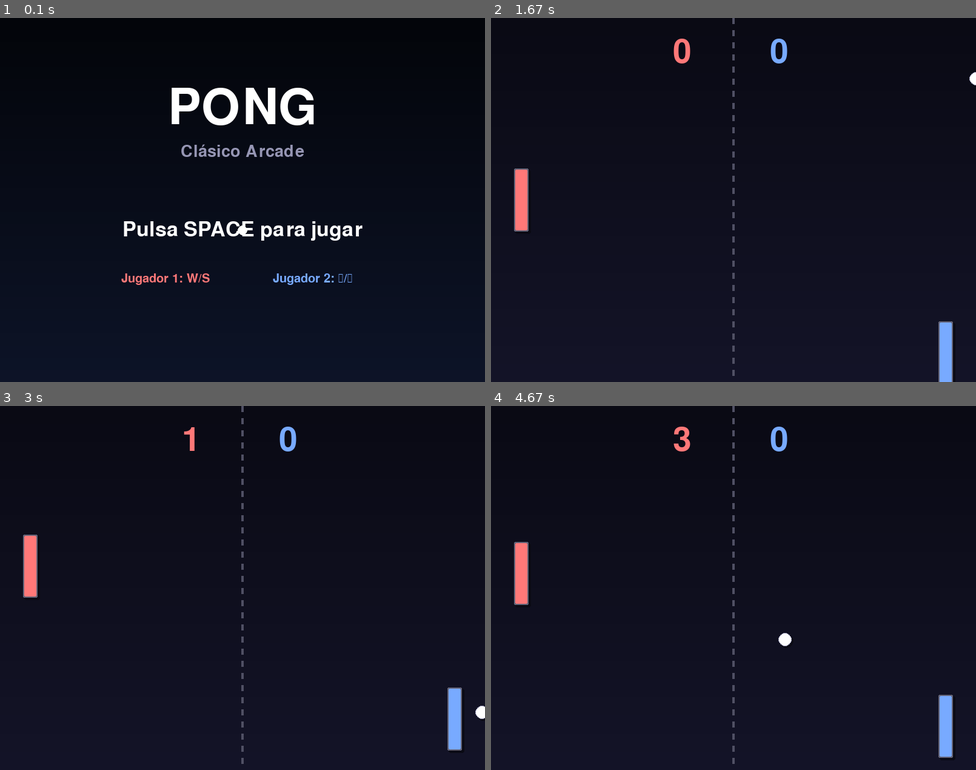
Above: before the commit, frames 1-4 (two rows, left to right).
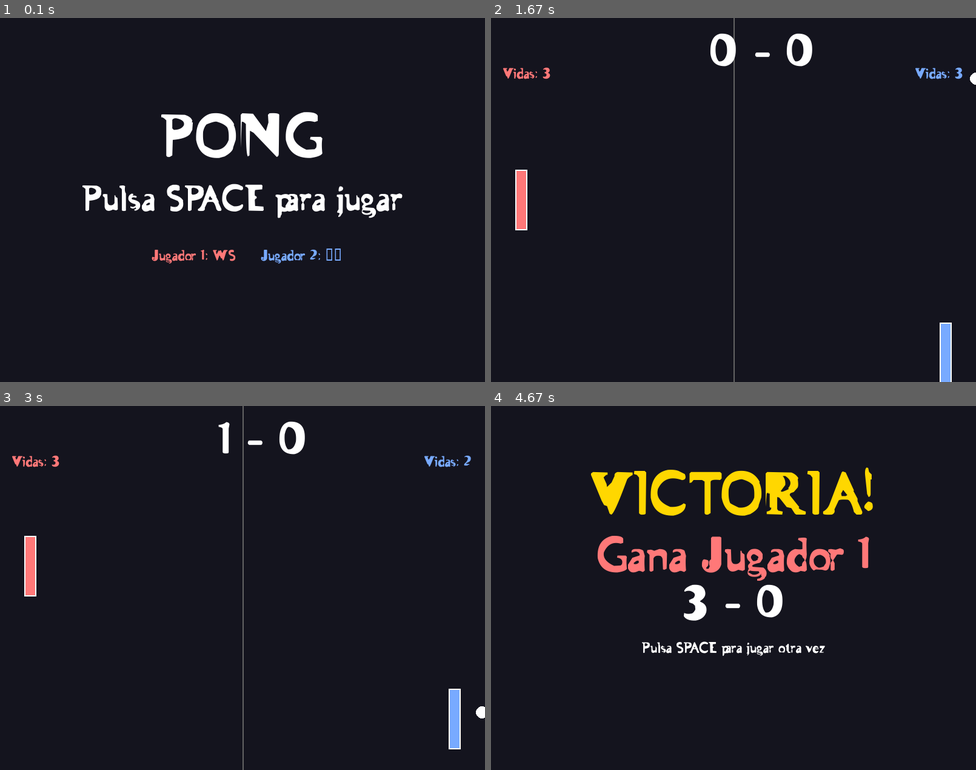
Above: after the commit, the same moments.

Repository: franjdaw/Juego-Ping-Pong-Pygame
Game: pygame game, started from main.py
The game is run twice, just before and just after one commit, with the same random seed, the same clock (stepped at 60 frames per second) and the same inputs.
Inputs:
- Up to frame 1 (0.1 s): no input
- Up to frame 2 (1.67 s): tap Space at 0.33, 0.73, 1.03, 1.23, 1.53 s; hold W 0.67-1.13 s; hold Down 0.67-1.13 s; hold Down 1.17-1.63 s; hold S 1.17-1.63 s
- Up to frame 3 (3 s): hold Up 1.67-2.03 s; hold W 1.67-2.03 s; tap Space at 1.73, 2.13, 2.53, 2.87 s; hold Down 2.07-2.43 s; hold S 2.07-2.43 s; hold Up 2.47-2.77 s; hold W 2.47-2.77 s; hold Down from 2.8 s (still down); hold S from 2.8 s (still down)
- Up to frame 4 (4.67 s): release Down at 3.1 s; release S at 3.1 s; hold Up 3.13-3.5 s; hold W 3.13-3.5 s; tap Space at 3.2, 3.6, 4, 4.33 s; hold Down 3.53-3.9 s; hold S 3.53-3.9 s; hold Up 3.93-4.23 s; hold W 3.93-4.23 s; hold Down 4.27-4.57 s; hold S 4.27-4.57 s; hold Up from 4.6 s (still down); hold W from 4.6 s (still down)

The runs differ from the first frame. In frame 1, 7.0% of the frame differs, in the area x 17-83%, y 19-74%; in frame 2, 1.8%; in frame 3, 1.5%; in frame 4, 8.2%, in the area x 4-96%, y 0-99%.

Commit message:
Nuevos cambios en la estructura del juego, nuevas funciones!

Diff:
--- a/entidad.py
+++ b/entidad.py
@@ -2,8 +2,24 @@
 
 class Entidad:
     def __init__(self, x, y):
-        self.x = x
-        self.y = y
+        self.__x = x
+        self.__y = y
+
+    @property
+    def x(self):
+        return self.__x
+
+    @x.setter
+    def x(self, value):
+        self.__x = value
+
+    @property
+    def y(self):
+        return self.__y
+
+    @y.setter
+    def y(self, value):
+        self.__y = value
 
     def mover(self):
         pass
--- a/juego.py
+++ b/juego.py
@@ -1,6 +1,10 @@
 import pygame
+import random
 from jugador import Jugador
 from pelota import Pelota
+from pelota_especial import PelotaRapida, PelotaGrande, PelotaZigZag
+from powerup import PowerUp
+from obstaculo import Obstaculo, ObstaculoMovil
 
 class Juego:
 
@@ -12,12 +16,35 @@
         self.reloj = pygame.time.Clock()
         self.fps = 60
 
+        # Cargar fuente personalizada
+        try:
+            self.fuente_personalizada = pygame.font.Font("assets/ASMAN.TTF", 60)
+            self.fuente_pequena = pygame.font.Font("assets/ASMAN.TTF", 25)
+            self.fuente_grande = pygame.font.Font("assets/ASMAN.TTF", 80)
+            self.fuente_titulo = pygame.font.Font("assets/ASMAN.TTF", 100)
+        except:
+            # Si no se puede cargar, usar fuente por defecto
+            self.fuente_personalizada = pygame.font.Font(None, 60)
+            self.fuente_pequena = pygame.font.Font(None, 25)
+            self.fuente_grande = pygame.font.Font(None, 80)
+            self.fuente_titulo = pygame.font.Font(None, 100)
+
         self.jugador1 = Jugador(40, alto//2 - 50)
         self.jugador2 = Jugador(ancho-60, alto//2 - 50)
         self.pelota = Pelota(ancho//2, alto//2)
 
-        # 🔥 POLIMORFISMO
+        #   Polimorfismo
         self.entidades = [self.jugador1, self.jugador2, self.pelota]
+
+        # Sistema de vidas
+        self.vidas1 = 3
+        self.vidas2 = 3
+
+        # Power-ups y obstáculos
+        self.powerups = []
+        self.obstaculos = []
+        self.powerup_timer = 0
+        self.obstaculo_timer = 0
 
         self.puntos1 = 0
         self.puntos2 = 0
@@ -41,13 +68,12 @@
                     self.estado = "jugando"
 
     def actualizar_juego(self):
-
         teclas = pygame.key.get_pressed()
 
         self.jugador1.mover(teclas, pygame.K_w, pygame.K_s, self.alto)
         self.jugador2.mover(teclas, pygame.K_UP, pygame.K_DOWN, self.alto)
 
-        # 🔥 POLIMORFISMO (solo pelota usa mover automático)
+        # Polimorfismo
         for entidad in self.entidades:
             if isinstance(entidad, Pelota):
                 entidad.mover()
@@ -56,13 +82,53 @@
         self.pelota.rebote_jugador(self.jugador1)
         self.pelota.rebote_jugador(self.jugador2)
 
+        # Generar power-ups periódicamente
+        self.powerup_timer += 1
+        if self.powerup_timer > 300:  # Cada 5 segundos
+            self.generar_powerup()
+            self.powerup_timer = 0
+
+        # Generar obstáculos periódicamente
+        self.obstaculo_timer += 1
+        if self.obstaculo_timer > 600:  # Cada 10 segundos
+            self.generar_obstaculo()
+            self.obstaculo_timer = 0
+
+        # Actualizar obstáculos móviles
+        for obstaculo in self.obstaculos:
+            if isinstance(obstaculo, ObstaculoMovil):
+                obstaculo.mover(self.ancho)
+
+        # Verificar colisiones con power-ups
+        for powerup in self.powerups[:]:
+            if powerup.verificar_colision(self.pelota):
+                self.aplicar_powerup(powerup.tipo)
+                self.powerups.remove(powerup)
+
+        # Verificar colisiones con obstáculos
+        for obstaculo in self.obstaculos:
+            if obstaculo.verificar_colision(self.pelota):
+                self.pelota.vel_x *= -1
+
+        # Limpiar power-ups e obstáculos inactivos
+        self.powerups = [p for p in self.powerups if p.activo]
+        self.obstaculos = [o for o in self.obstaculos if o.activo]
+
         if self.pelota.x < 0:
             self.puntos2 += 1
-            self.reiniciar_pelota()
+            self.vidas1 -= 1
+            if self.vidas1 <= 0:
+                self.estado = "victoria"
+            else:
+                self.reiniciar_pelota()
 
         if self.pelota.x > self.ancho:
             self.puntos1 += 1
-            self.reiniciar_pelota()
+            self.vidas2 -= 1
+            if self.vidas2 <= 0:
+                self.estado = "victoria"
+            else:
+                self.reiniciar_pelota()
 
         if self.puntos1 == 5 or self.puntos2 == 5:
             self.estado = "victoria"
@@ -74,111 +140,131 @@
     def reiniciar_juego(self):
         self.puntos1 = 0
         self.puntos2 = 0
+        self.vidas1 = 3
+        self.vidas2 = 3
+        self.powerups.clear()
+        self.obstaculos.clear()
+        self.powerup_timer = 0
+        self.obstaculo_timer = 0
         self.reiniciar_pelota()
 
+    def generar_powerup(self):
+        if len(self.powerups) < 3:  # Máximo 3 power-ups
+            tipos = ["velocidad", "tamaño", "punto_extra"]
+            tipo = random.choice(tipos)
+            x = random.randint(100, self.ancho - 100)
+            y = random.randint(100, self.alto - 100)
+            self.powerups.append(PowerUp(x, y, tipo))
+
+    def generar_obstaculo(self):
+        if len(self.obstaculos) < 2:  # Máximo 2 obstáculos
+            if random.random() < 0.5:
+                # Obstáculo estático
+                x = random.randint(200, self.ancho - 200)
+                y = random.randint(100, self.alto - 100)
+                self.obstaculos.append(Obstaculo(x, y))
+            else:
+                # Obstáculo móvil
+                x = random.randint(100, self.ancho - 100)
+                y = random.randint(100, self.alto - 100)
+                self.obstaculos.append(ObstaculoMovil(x, y))
+
+    def aplicar_powerup(self, tipo):
+        if tipo == "velocidad":
+            # Cambiar a pelota rápida
+            self.entidades.remove(self.pelota)
+            self.pelota = PelotaRapida(self.pelota.x, self.pelota.y)
+            self.entidades.append(self.pelota)
+        elif tipo == "tamaño":
+            # Cambiar a pelota grande
+            self.entidades.remove(self.pelota)
+            self.pelota = PelotaGrande(self.pelota.x, self.pelota.y)
+            self.entidades.append(self.pelota)
+        elif tipo == "punto_extra":
+            # Cambiar a pelota zigzag
+            self.entidades.remove(self.pelota)
+            self.pelota = PelotaZigZag(self.pelota.x, self.pelota.y)
+            self.entidades.append(self.pelota)
+
     def dibujar(self):
-        # Fondo gradiente
-        for i in range(self.alto):
-            color_value = 20 + (i * 20 // self.alto)
-            color = (color_value//2, color_value//2, color_value)
-            pygame.draw.line(self.pantalla, color, (0, i), (self.ancho, i))
-
-        # Línea central con efecto
-        for i in range(0, self.alto, 20):
-            pygame.draw.rect(self.pantalla, (80,80,100), (self.ancho//2 - 2, i, 4, 10))
-
-        # 🔥 POLIMORFISMO REAL
+        # Fondo simple
+        self.pantalla.fill((20, 20, 30))
+
+        # Línea central simple
+        pygame.draw.line(self.pantalla, (100, 100, 100),
+                        (self.ancho//2, 0), (self.ancho//2, self.alto), 2)
+
+        # Dibujar obstáculos
+        for obstaculo in self.obstaculos:
+            obstaculo.dibujar(self.pantalla)
+
+        # Dibujar power-ups
+        for powerup in self.powerups:
+            powerup.dibujar(self.pantalla)
+
+        # Dibujar entidades
         for entidad in self.entidades:
             if isinstance(entidad, Jugador):
-                color = (255,120,120) if entidad == self.jugador1 else (120,170,255)
+                color = (255, 120, 120) if entidad == self.jugador1 else (120, 170, 255)
                 entidad.dibujar(self.pantalla, color)
             else:
                 entidad.dibujar(self.pantalla)
 
-        # Marcador mejorado
-        fuente = pygame.font.Font(None, 80)
-        marcador = fuente.render(f"{self.puntos1}", True, (255,120,120))
-        self.pantalla.blit(marcador, (self.ancho//2 - 100, 30))
-
-        marcador2 = fuente.render(f"{self.puntos2}", True, (120,170,255))
-        self.pantalla.blit(marcador2, (self.ancho//2 + 60, 30))
+        # Marcador con fuente personalizada
+        marcador = self.fuente_grande.render(f"{self.puntos1} - {self.puntos2}", True, (255, 255, 255))
+        self.pantalla.blit(marcador, (self.ancho//2 - 40, 20))
+
+        # Sistema de vidas con fuente personalizada
+        vidas1_texto = self.fuente_pequena.render(f"Vidas: {self.vidas1}", True, (255, 120, 120))
+        vidas2_texto = self.fuente_pequena.render(f"Vidas: {self.vidas2}", True, (120, 170, 255))
+        self.pantalla.blit(vidas1_texto, (20, 80))
+        self.pantalla.blit(vidas2_texto, (self.ancho - 100, 80))
 
         pygame.display.flip()
 
     def dibujar_intro(self):
-        # Fondo gradiente para intro
-        for i in range(self.alto):
-            color_value = 10 + (i * 30 // self.alto)
-            color = (color_value//3, color_value//2, color_value)
-            pygame.draw.line(self.pantalla, color, (0, i), (self.ancho, i))
-
-        # Título principal
-        fuente_titulo = pygame.font.Font(None, 120)
-        titulo = fuente_titulo.render("PONG", True, (255,255,255))
+        self.pantalla.fill((20, 20, 30))
+
+        # Título con fuente personalizada
+        titulo = self.fuente_titulo.render("PONG", True, (255, 255, 255))
+        titulo_rect = titulo.get_rect(center=(self.ancho//2, 200))
+        self.pantalla.blit(titulo, titulo_rect)
+
+        # Instrucciones con fuente personalizada
+        texto = self.fuente_personalizada.render("Pulsa SPACE para jugar", True, (255, 255, 255))
+        text_rect = texto.get_rect(center=(self.ancho//2, 300))
+        self.pantalla.blit(texto, text_rect)
+
+        # Controles con fuente personalizada
+        controles1 = self.fuente_pequena.render("Jugador 1: W/S", True, (255, 120, 120))
+        controles2 = self.fuente_pequena.render("Jugador 2: ↑/↓", True, (120, 170, 255))
+        self.pantalla.blit(controles1, (self.ancho//2 - 150, 380))
+        self.pantalla.blit(controles2, (self.ancho//2 + 30, 380))
+
+    def dibujar_victoria(self):
+        self.pantalla.fill((20, 20, 30))
+
+        # Título con fuente personalizada
+        titulo = self.fuente_titulo.render("¡VICTORIA!", True, (255, 215, 0))
         titulo_rect = titulo.get_rect(center=(self.ancho//2, 150))
         self.pantalla.blit(titulo, titulo_rect)
 
-        # Subtítulo
-        fuente_sub = pygame.font.Font(None, 40)
-        subtitulo = fuente_sub.render("Clásico Arcade", True, (150,150,180))
-        sub_rect = subtitulo.get_rect(center=(self.ancho//2, 220))
-        self.pantalla.blit(subtitulo, sub_rect)
-
-        # Instrucciones
-        fuente_inst = pygame.font.Font(None, 50)
-        texto = fuente_inst.render("Pulsa SPACE para jugar", True, (255,255,255))
-        text_rect = texto.get_rect(center=(self.ancho//2, 350))
-        self.pantalla.blit(texto, text_rect)
-
-        # Controles
-        fuente_controles = pygame.font.Font(None, 30)
-        controles1 = fuente_controles.render("Jugador 1: W/S", True, (255,120,120))
-        controles2 = fuente_controles.render("Jugador 2: ↑/↓", True, (120,170,255))
-        self.pantalla.blit(controles1, (self.ancho//2 - 200, 420))
-        self.pantalla.blit(controles2, (self.ancho//2 + 50, 420))
-
-        # Efecto de parpadeo
-        import time
-        if int(time.time() * 2) % 2 == 0:
-            pygame.draw.circle(self.pantalla, (255,255,255), (self.ancho//2, 350), 8)
-
-    def dibujar_victoria(self):
-        # Fondo gradiente para victoria
-        for i in range(self.alto):
-            color_value = 15 + (i * 25 // self.alto)
-            color = (color_value//2, color_value//3, color_value//2)
-            pygame.draw.line(self.pantalla, color, (0, i), (self.ancho, i))
-
-        # Título de victoria
-        fuente_titulo = pygame.font.Font(None, 100)
-        titulo = fuente_titulo.render("¡VICTORIA!", True, (255,215,0))
-        titulo_rect = titulo.get_rect(center=(self.ancho//2, 150))
-        self.pantalla.blit(titulo, titulo_rect)
-
-        # Ganador
-        fuente_ganador = pygame.font.Font(None, 80)
+        # Ganador con fuente personalizada
         ganador = "Jugador 1" if self.puntos1 > self.puntos2 else "Jugador 2"
-        color_ganador = (255,120,120) if self.puntos1 > self.puntos2 else (120,170,255)
-        texto_ganador = fuente_ganador.render(f"Gana {ganador}", True, color_ganador)
+        color_ganador = (255, 120, 120) if self.puntos1 > self.puntos2 else (120, 170, 255)
+        texto_ganador = self.fuente_grande.render(f"Gana {ganador}", True, color_ganador)
         ganador_rect = texto_ganador.get_rect(center=(self.ancho//2, 250))
         self.pantalla.blit(texto_ganador, ganador_rect)
 
-        # Puntuación final
-        fuente_puntos = pygame.font.Font(None, 60)
-        texto_puntos = fuente_puntos.render(f"{self.puntos1} - {self.puntos2}", True, (200,200,200))
+        # Puntuación final con fuente personalizada
+        texto_puntos = self.fuente_grande.render(f"{self.puntos1} - {self.puntos2}", True, (255, 255, 255))
         puntos_rect = texto_puntos.get_rect(center=(self.ancho//2, 330))
         self.pantalla.blit(texto_puntos, puntos_rect)
 
-        # Instrucción para reiniciar
-        fuente_inst = pygame.font.Font(None, 40)
-        texto_inst = fuente_inst.render("Pulsa SPACE para jugar otra vez", True, (255,255,255))
-        inst_rect = texto_inst.get_rect(center=(self.ancho//2, 420))
+        # Instrucción para reiniciar con fuente personalizada
+        texto_inst = self.fuente_pequena.render("Pulsa SPACE para jugar otra vez", True, (255, 255, 255))
+        inst_rect = texto_inst.get_rect(center=(self.ancho//2, 400))
         self.pantalla.blit(texto_inst, inst_rect)
-
-        # Efectos decorativos
-        import time
-        if int(time.time() * 3) % 2 == 0:
-            pygame.draw.circle(self.pantalla, (255,215,0), (self.ancho//2, 420), 6)
 
     def iniciar(self):
 
--- a/jugador.py
+++ b/jugador.py
@@ -4,30 +4,32 @@
 class Jugador(Entidad):
     def __init__(self, x, y, ancho=20, alto=100, velocidad=6):
         super().__init__(x, y)
-        self.ancho = ancho
-        self.alto = alto
-        self.velocidad = velocidad
+        self.__ancho = ancho
+        self.__alto = alto
+        self.__velocidad = velocidad
         self.rect = pygame.Rect(self.x, self.y, ancho, alto)
+
+    @property
+    def ancho(self):
+        return self.__ancho
+
+    @property
+    def alto(self):
+        return self.__alto
+
+    @property
+    def velocidad(self):
+        return self.__velocidad
 
     def mover(self, teclas, tecla_arriba, tecla_abajo, alto_pantalla):
         if teclas[tecla_arriba] and self.y > 0:
-            self.y -= self.velocidad
-        if teclas[tecla_abajo] and self.y < alto_pantalla - self.alto:
-            self.y += self.velocidad
+            self.y -= self.__velocidad
+        if teclas[tecla_abajo] and self.y < alto_pantalla - self.__alto:
+            self.y += self.__velocidad
 
         self.rect.topleft = (self.x, self.y)
 
     def dibujar(self, pantalla, color=(255,255,255)):
-        # Sombra sutil
-        shadow_rect = self.rect.inflate(6,6)
-        shadow_rect.x += 3
-        shadow_rect.y += 3
-        pygame.draw.rect(pantalla, (10,10,20), shadow_rect, border_radius=3)
 
-        # Borde exterior
-        pygame.draw.rect(pantalla, (100,100,120), self.rect.inflate(4,4), border_radius=2)
-        # Principal
-        pygame.draw.rect(pantalla, color, self.rect, border_radius=2)
-        # Brillo sutil
-        highlight_rect = pygame.Rect(self.rect.x + 2, self.rect.y + 2, self.rect.width - 4, 10)
-        pygame.draw.rect(pantalla, (*color, 50), highlight_rect, border_radius=2)
+        pygame.draw.rect(pantalla, color, self.rect)
+        pygame.draw.rect(pantalla, (255,255,255), self.rect, 2)
--- /dev/null
+++ b/obstaculo.py
@@ -0,0 +1,76 @@
+import pygame
+from entidad import Entidad
+
+class Obstaculo(Entidad):
+    def __init__(self, x, y, ancho=60, alto=20):
+        super().__init__(x, y)
+        self.__ancho = ancho
+        self.__alto = alto
+        self.__activo = True
+        self.__vidas = 3
+
+    @property
+    def ancho(self):
+        return self.__ancho
+
+    @property
+    def alto(self):
+        return self.__alto
+
+    @property
+    def activo(self):
+        return self.__activo
+
+    @property
+    def vidas(self):
+        return self.__vidas
+
+    def recibir_golpe(self):
+        self.__vidas -= 1
+        if self.__vidas <= 0:
+            self.__activo = False
+
+    def dibujar(self, pantalla):
+        if not self.__activo:
+            return
+
+        if self.__vidas == 3:
+            color = (150, 75, 0)
+        elif self.__vidas == 2:
+            color = (200, 100, 0)
+        else:
+            color = (255, 150, 0)
+
+        rect = pygame.Rect(self.x, self.y, self.__ancho, self.__alto)
+        pygame.draw.rect(pantalla, color, rect)
+        pygame.draw.rect(pantalla, (255, 255, 255), rect, 2)
+
+    def verificar_colision(self, pelota):
+        if not self.__activo:
+            return False
+
+        rect = pygame.Rect(self.x, self.y, self.__ancho, self.__alto)
+        if rect.collidepoint(pelota.x, pelota.y):
+            self.recibir_golpe()
+            return True
+        return False
+
+class ObstaculoMovil(Obstaculo):
+    def __init__(self, x, y, ancho=80, alto=15, velocidad=2):
+        super().__init__(x, y, ancho, alto)
+        self.__velocidad = velocidad
+        self.__direccion = 1
+
+    def mover(self, ancho_pantalla):
+        self.x += self.__velocidad * self.__direccion
+
+        if self.x <= 0 or self.x + self.ancho >= ancho_pantalla:
+            self.__direccion *= -1
+
+    def dibujar(self, pantalla):
+        if not self.activo:
+            return
+
+        rect = pygame.Rect(self.x, self.y, self.ancho, self.alto)
+        pygame.draw.rect(pantalla, (100, 100, 200), rect)
+        pygame.draw.rect(pantalla, (255, 255, 255), rect, 2)
--- a/pelota.py
+++ b/pelota.py
@@ -5,29 +5,47 @@
 class Pelota(Entidad):
     def __init__(self, x, y, radio=10, velocidad=5):
         super().__init__(x, y)
-        self.radio = radio
-        self.velocidad = velocidad
-        self.vel_x = random.choice([-1,1]) * velocidad
-        self.vel_y = random.choice([-1,1]) * velocidad
+        self.__radio = radio
+        self.__velocidad = velocidad
+        self.__vel_x = random.choice([-1,1]) * velocidad
+        self.__vel_y = random.choice([-1,1]) * velocidad
+
+    @property
+    def radio(self):
+        return self.__radio
+
+    @property
+    def velocidad(self):
+        return self.__velocidad
+
+    @property
+    def vel_x(self):
+        return self.__vel_x
+
+    @vel_x.setter
+    def vel_x(self, value):
+        self.__vel_x = value
+
+    @property
+    def vel_y(self):
+        return self.__vel_y
+
+    @vel_y.setter
+    def vel_y(self, value):
+        self.__vel_y = value
 
     def mover(self):
-        self.x += self.vel_x
-        self.y += self.vel_y
+        self.x += self.__vel_x
+        self.y += self.__vel_y
 
     def dibujar(self, pantalla):
-        # Sombra
-        pygame.draw.circle(pantalla, (10,10,20), (int(self.x + 2), int(self.y + 2)), self.radio + 2)
-        # Brillo exterior
-        pygame.draw.circle(pantalla, (150,150,180), (int(self.x), int(self.y)), self.radio + 1)
-        # Principal
-        pygame.draw.circle(pantalla, (255,255,255), (int(self.x), int(self.y)), self.radio)
-        # Brillo central
-        pygame.draw.circle(pantalla, (255,255,255), (int(self.x - 3), int(self.y - 3)), 3)
+        # Pelota simple
+        pygame.draw.circle(pantalla, (255,255,255), (int(self.x), int(self.y)), self.__radio)
 
     def rebote_pared(self, alto):
         if self.y <= 0 or self.y >= alto:
-            self.vel_y *= -1
+            self.__vel_y *= -1
 
     def rebote_jugador(self, jugador):
         if pygame.Rect(jugador.x, jugador.y, jugador.ancho, jugador.alto).collidepoint(self.x, self.y):
-            self.vel_x *= -1
+            self.__vel_x *= -1
--- /dev/null
+++ b/pelota_especial.py
@@ -0,0 +1,31 @@
+import pygame
+import random
+from pelota import Pelota
+
+class PelotaRapida(Pelota):
+    def __init__(self, x, y):
+        super().__init__(x, y, radio=8, velocidad=8)
+
+    def dibujar(self, pantalla):
+        pygame.draw.circle(pantalla, (255, 255, 100), (int(self.x), int(self.y)), self.radio)
+
+class PelotaGrande(Pelota):
+    def __init__(self, x, y):
+        super().__init__(x, y, radio=15, velocidad=3)
+
+    def dibujar(self, pantalla):
+        pygame.draw.circle(pantalla, (100, 255, 100), (int(self.x), int(self.y)), self.radio)
+
+class PelotaZigZag(Pelota):
+    def __init__(self, x, y):
+        super().__init__(x, y, radio=10, velocidad=5)
+        self.__contador = 0
+
+    def mover(self):
+        super().mover()
+        self.__contador += 1
+        if self.__contador % 30 == 0:
+            self.vel_y *= -1
+
+    def dibujar(self, pantalla):
+        pygame.draw.circle(pantalla, (255, 100, 255), (int(self.x), int(self.y)), self.radio)
--- /dev/null
+++ b/powerup.py
@@ -0,0 +1,47 @@
+import pygame
+import random
+from entidad import Entidad
+
+class PowerUp(Entidad):
+    def __init__(self, x, y, tipo="velocidad"):
+        super().__init__(x, y)
+        self.__tipo = tipo
+        self.__radio = 15
+        self.__activo = True
+
+        if tipo == "velocidad":
+            self.__color = (255, 200, 0)
+        elif tipo == "tamaño":
+            self.__color = (0, 200, 255)
+        else:
+            self.__color = (255, 0, 255)
+
+    @property
+    def tipo(self):
+        return self.__tipo
+
+    @property
+    def radio(self):
+        return self.__radio
+
+    @property
+    def activo(self):
+        return self.__activo
+
+    def desactivar(self):
+        self.__activo = False
+
+    def dibujar(self, pantalla):
+        if self.__activo:
+            pygame.draw.circle(pantalla, self.__color, (int(self.x), int(self.y)), self.__radio)
+            pygame.draw.circle(pantalla, (255, 255, 255), (int(self.x), int(self.y)), self.__radio, 2)
+
+    def verificar_colision(self, pelota):
+        if not self.__activo:
+            return False
+
+        distancia = ((self.x - pelota.x)**2 + (self.y - pelota.y)**2)**0.5
+        if distancia < self.__radio + pelota.radio:
+            self.desactivar()
+            return True
+        return False
Binary file added: assets/ASMAN.TTF
